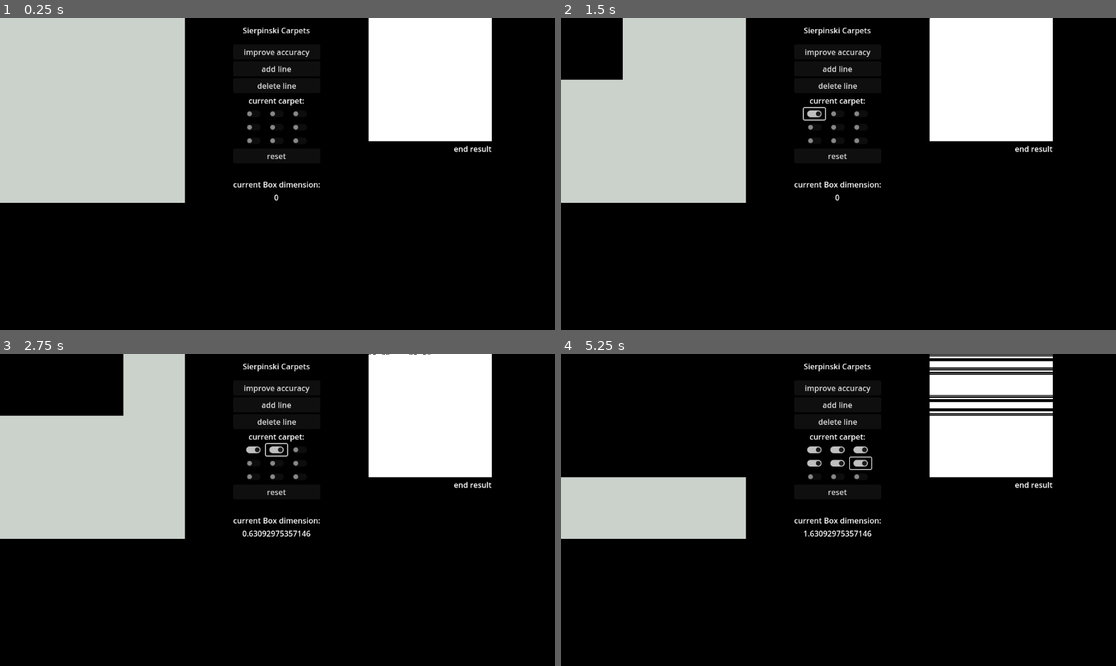
Above: before the commit, frames 1-4 (two rows, left to right).
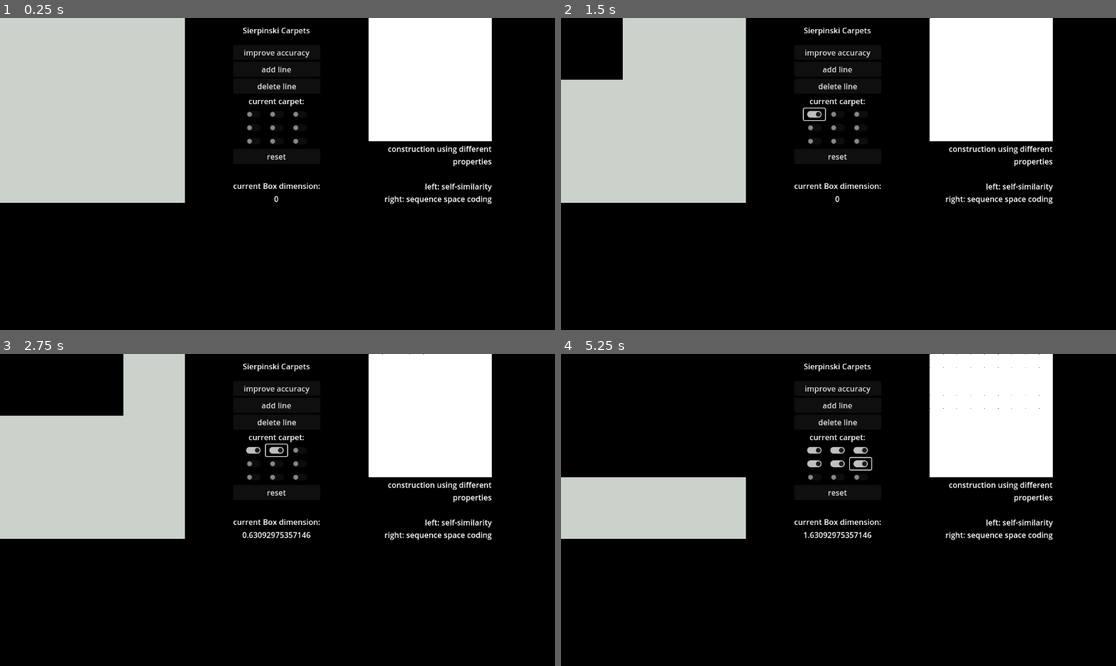
Above: after the commit, the same moments.

Repository: Anomasie/SierpinskiCarpets
Game: Godot game, scene res://GUI/Screen.tscn
Same seed, same stepped clock (60 frames per second), same inputs: the game is played once before the commit and once after it.
Inputs (mouse positions are in pixels of both pictures, inside the frame that each line leads up to):
- Up to frame 1 (0.25 s): no input
- Up to frame 2 (1.5 s): click "improve accuracy" at 0.5 s; click (816, 114) at 1.25 s
- Up to frame 3 (2.75 s): click (277, 450) at 2 s
- Up to frame 4 (5.25 s): click (860, 450) at 2.75 s; click (816, 463) at 3.5 s; click (838, 463) at 4.25 s; click (860, 463) at 5 s

The runs differ from the first frame. In frame 1, 1.2% of the frame differs, in the area x 42-89%, y 10-60%; in frame 2, 1.3%; in frame 3, 1.5%; in frame 4, 3.4%, in the area x 42-89%, y 0-60%.

Commit message:
increasing accuracy for carpetseq

Diff:
--- a/GUI/GUICarpets.gd
+++ b/GUI/GUICarpets.gd
@@ -12,6 +12,7 @@
 
 func _on_button_pressed():
 	CarpetScr.insert_self()
+	CarpetSeq.increase_accuracy()
 
 func _new_line_pressed():
 	# carpet
@@ -50,3 +51,4 @@
 func _on_reset_pressed():
 	CarpetScr.load_coding([])
 	CarpetSelection.load_coding([])
+	CarpetSeq.draw_coding([], 1)
--- a/GUI/Screen.tscn
+++ b/GUI/Screen.tscn
@@ -76,7 +76,10 @@
 
 [node name="Label" type="Label" parent="GUI/CarpetSeqBox"]
 layout_mode = 2
-text = "end result"
+text = "construction using different properties
+
+left: self-similarity
+right: sequence space coding"
 horizontal_alignment = 2
 autowrap_mode = 3
 
--- a/screenshots/CarpetScr.tscn
+++ b/screenshots/CarpetScr.tscn
@@ -1,6 +1,6 @@
-[gd_scene load_steps=3 format=3 uid="uid://bu6hf6hxgvt05"]
+[gd_scene load_steps=3 format=3 uid="uid://ckbixxfqael8"]
 
-[ext_resource type="Script" path="res://screenshots/VPContainer.gd" id="1_rxud0"]
+[ext_resource type="Script" path="res://screenshots/CarpetScr.gd" id="1_raaxn"]
 [ext_resource type="Texture2D" uid="uid://c3sqdnrru6ovi" path="res://assets/quad.png" id="2_oju5h"]
 
 [node name="VPContainer" type="GridContainer"]
@@ -10,7 +10,7 @@
 theme_override_constants/h_separation = 0
 theme_override_constants/v_separation = 0
 columns = 3
-script = ExtResource("1_rxud0")
+script = ExtResource("1_raaxn")
 
 [node name="Q1" type="TextureRect" parent="."]
 layout_mode = 2
--- a/sequences/Texture.gd
+++ b/sequences/CarpetSeq.gd
@@ -2,6 +2,7 @@
 
 const SIZE = 256
 var k = 3.0
+var n = 1
 var coding = [Vector2(1.0,0), Vector2(1.0,1.0), Vector2(0,1.0), Vector2(1.0,2.0), Vector2(2.0,1.0)]
 
 func _ready():
@@ -20,11 +21,11 @@
 func draw_coding(new_coding = coding, new_k = k):
 	coding = new_coding
 	k = float(new_k)
+	n = 1
 	# create empty image
 	var image = empty_image(SIZE, SIZE)
-	var N = ceil(log(SIZE) / log(k)) # accuracy
 	# add ponts to image
-	for point in draw(coding, 1, N):
+	for point in draw(coding, 1, 1):
 		image.set_pixel(point.x * SIZE / k, point.y * SIZE / k, Color.BLACK)
 	# set image
 	self.set_texture(ImageTexture.create_from_image(image))
@@ -33,3 +34,13 @@
 	var image = Image.create(sizex, sizey, false, Image.FORMAT_RGB8)
 	image.fill(Color("#ffffff"))
 	return image
+
+func increase_accuracy():
+	if n < ceil(log(SIZE) / log(k)): # maximal accuracy
+		var image = empty_image(SIZE, SIZE)
+		# add ponts to image
+		for point in draw(coding, 1, n):
+			image.set_pixel(point.x * SIZE / k, point.y * SIZE / k, Color.BLACK)
+		# set image
+		self.set_texture(ImageTexture.create_from_image(image))
+		n += 1
--- a/sequences/CarpetSeq.tscn
+++ b/sequences/CarpetSeq.tscn
@@ -1,7 +1,7 @@
 [gd_scene load_steps=3 format=3 uid="uid://qtx3jibwwyey"]
 
 [ext_resource type="Texture2D" uid="uid://jchugfy84xci" path="res://assets/white.png" id="1_ee2vg"]
-[ext_resource type="Script" path="res://sequences/Texture.gd" id="1_peyd8"]
+[ext_resource type="Script" path="res://sequences/CarpetSeq.gd" id="2_kp8s3"]
 
 [node name="Fractal" type="TextureRect"]
 offset_right = 333.0
@@ -9,4 +9,4 @@
 size_flags_horizontal = 4
 size_flags_vertical = 4
 texture = ExtResource("1_ee2vg")
-script = ExtResource("1_peyd8")
+script = ExtResource("2_kp8s3")
Not shown: 1 places in GUI/Screen.tscn that only renumber resources
Renamed: screenshots/VPContainer.gd -> screenshots/CarpetScr.gd
